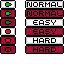
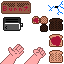
Layers edited between the first and the second w=64, h=64 image:
showed group "spritesheet1" (38 layers) over <box>0,0,64,64</box>
painted on "Copy of Layer 30" (1st of 2, in "spritesheet1" › "mini-toast") over <box>0,0,64,64</box>
painted on "Copy of Layer 30" (2nd of 2, in "spritesheet1" › "mini-toast") over <box>0,0,64,64</box>
painted on "Layer 30" (1st of 2, in "spritesheet1" › "mini-toast") over <box>0,0,64,64</box>
painted on "Camada 31" (1st of 2, in "spritesheet1" › "toaster") over <box>0,0,64,64</box>
painted on "Layer 29" (1st of 2, in "spritesheet1" › "title") over <box>0,0,64,64</box>
painted on "Layer 6" (1st of 3, in "spritesheet1" › "toast3") over <box>0,0,64,64</box>
painted on "Layer 6" (2nd of 3, in "spritesheet1" › "toast2") over <box>0,0,64,64</box>
painted on "Layer 6" (3rd of 3, in "spritesheet1" › "toast1") over <box>0,0,64,64</box>
painted on "Layer 3" (1st of 2, in "spritesheet1" › "hand-closed") over <box>0,0,64,64</box>
painted on "Layer 3" (2nd of 2, in "spritesheet1" › "hand") over <box>0,0,64,64</box>
hid group "spritesheet3" (36 layers) over <box>0,0,64,64</box>
painted on "Layer 60" over <box>0,0,64,64</box>
painted on "Layer 66" over <box>0,0,64,64</box>
moved "normal-idle" above "normal-focus" over <box>0,0,64,64</box>
painted on "Layer 71" (1st of 6, in "spritesheet3" › "buttons" › "normal" › "normal-idle") over <box>0,0,64,64</box>
painted on "Layer 71" (2nd of 6, in "spritesheet3" › "buttons" › "normal" › "normal-focus") over <box>0,0,64,64</box>
painted on "Layer 71" (3rd of 6, in "spritesheet3" › "buttons" › "easy" › "idle") over <box>0,0,64,64</box>
painted on "Layer 71" (4th of 6, in "spritesheet3" › "buttons" › "easy" › "focus") over <box>0,0,64,64</box>
painted on "Layer 71" (5th of 6, in "spritesheet3" › "buttons" › "hard" › "idle") over <box>0,0,64,64</box>
painted on "Layer 71" (6th of 6, in "spritesheet3" › "buttons" › "hard" › "focus") over <box>0,0,64,64</box>
